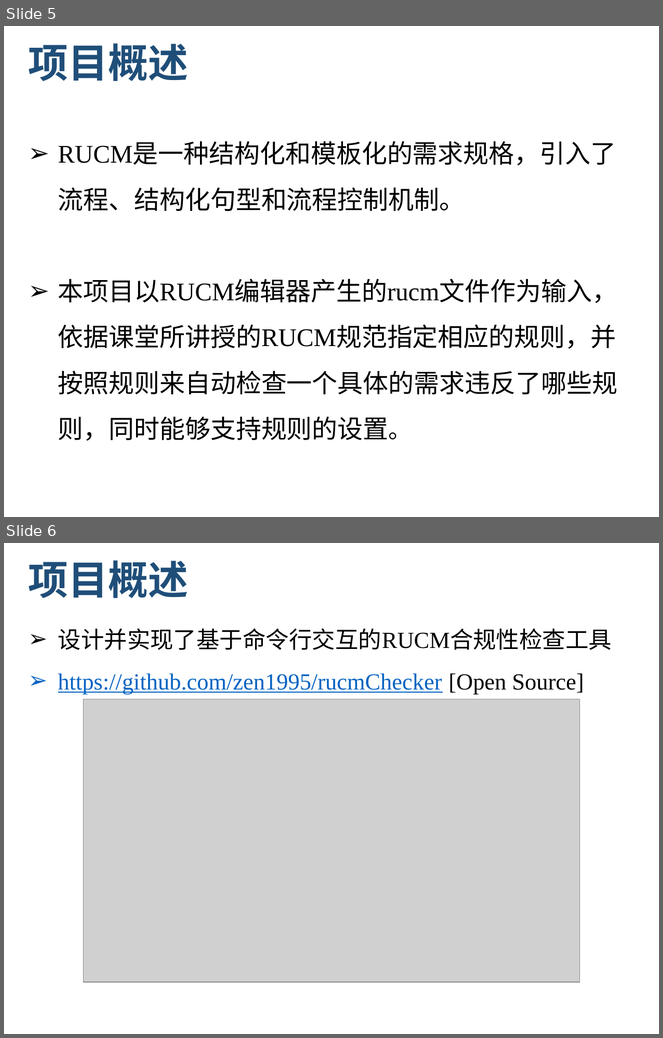
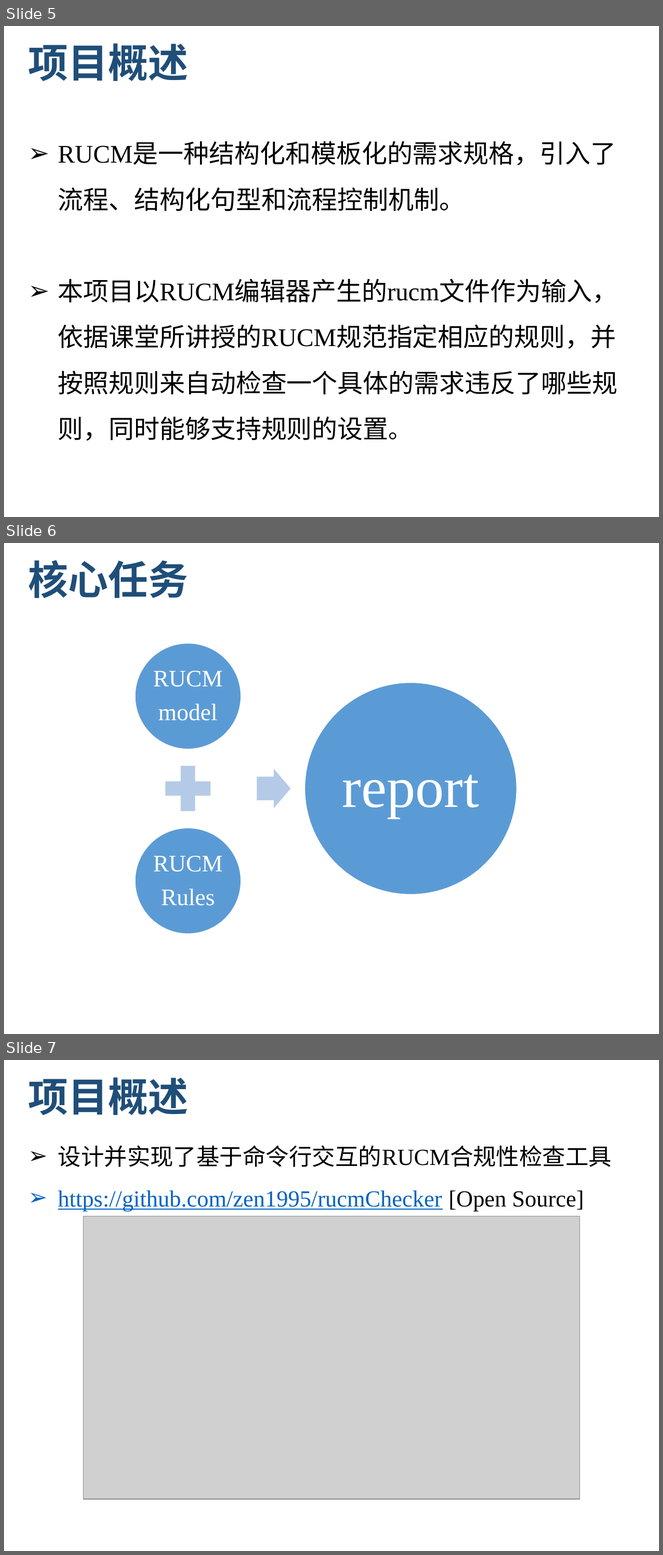
Before and after one commit to zen1995/rucmChecker, a slide deck: finalReport/RUCMChecker_final_report.pptx. Shown one above the other, each under a label of ours: slides 5 and 6 before the commit, slides 5, 6 and 7 after it. The pictures are 663x1038 and 663x1555 pixels, drawn with LibreOffice and Linux fonts; fonts in the diff are those of the drawing; grey boxes stand for pictures; background and template pictures are left out. Boxes give left, top, right and bottom in pixels: in the first picture for what was removed or moved away, otherwise in the second. Text is boxed around its words. In the diff, an @@ line names an element or a change of style, - is before the commit and + after.

Commit message:
update PPT in final report with summary part

```diff
--- a/finalReport/RUCMChecker_final_report.pptx
+++ b/finalReport/RUCMChecker_final_report.pptx
@@ slide 6 added at box(4, 543, 659, 1034), background #FFFFFF @@
@@ title added at box(28, 560, 189, 598), 44 pt, text #1F4E79, bold @@
+核心任务
@@ group added at box(135, 643, 517, 934): 3 ellipses, 3 texts, 1 plus sign, 1 right arrow @@
+RUCM
+model
+RUCM
+Rules
+report
@@ what was slide 6 is now slide 7 @@
```
Also in this commit, not shown: 2 slides changed, 4 other slides added, 1 slide removed.
